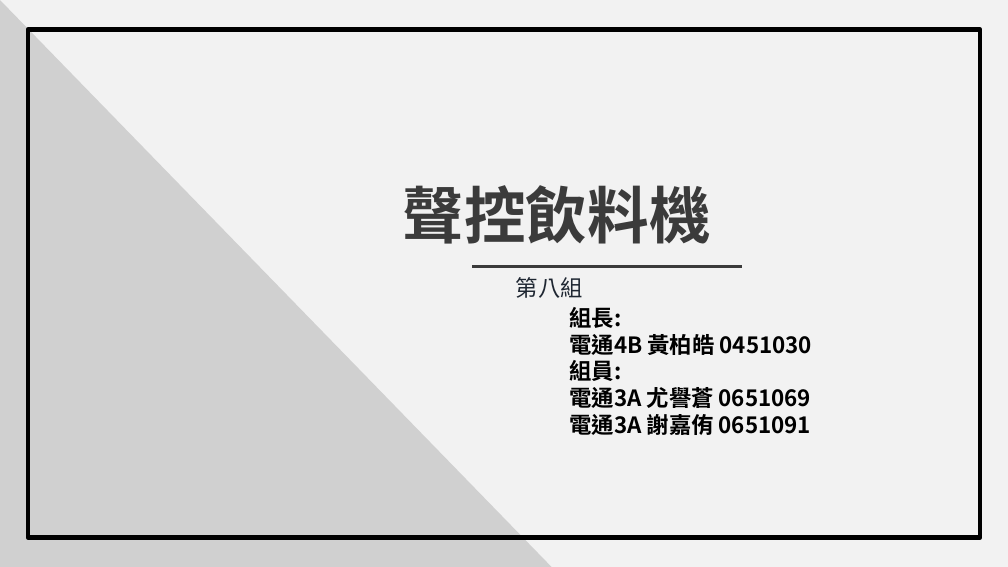
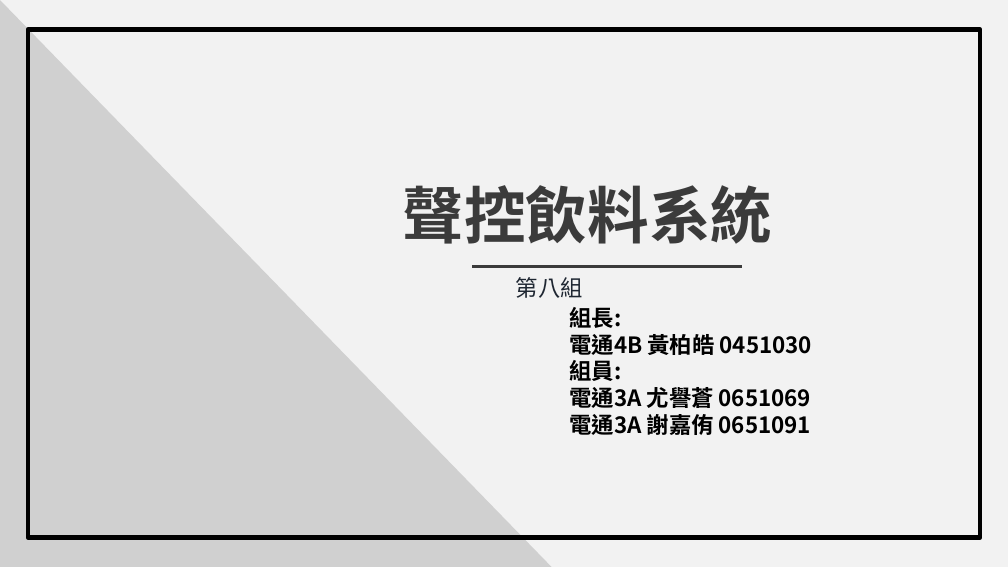
Before and after one commit to 0451030/108_SE_Team8, a slide deck: slide 1 of 軟體工程_期中報告.pptx. Drawn at 1008x567 pixels with LibreOffice and Linux fonts; fonts in the diff are those of the drawing; grey boxes stand for pictures; background and template pictures are left out. Boxes give left, top, right and bottom in pixels: in the first picture for what was removed or moved away, otherwise in the second. Text is boxed around its words. In the diff, an @@ line names an element or a change of style, - is before the commit and + after.

```diff
--- a/軟體工程_期中報告.pptx
+++ b/軟體工程_期中報告.pptx
@@ text at [403, 185, 773, 244]: text changed @@
-聲控飲料機
+聲控飲料系統
```
Also in this commit, not shown: 4 other slides changed, 4 slides added, 2 slides removed.
